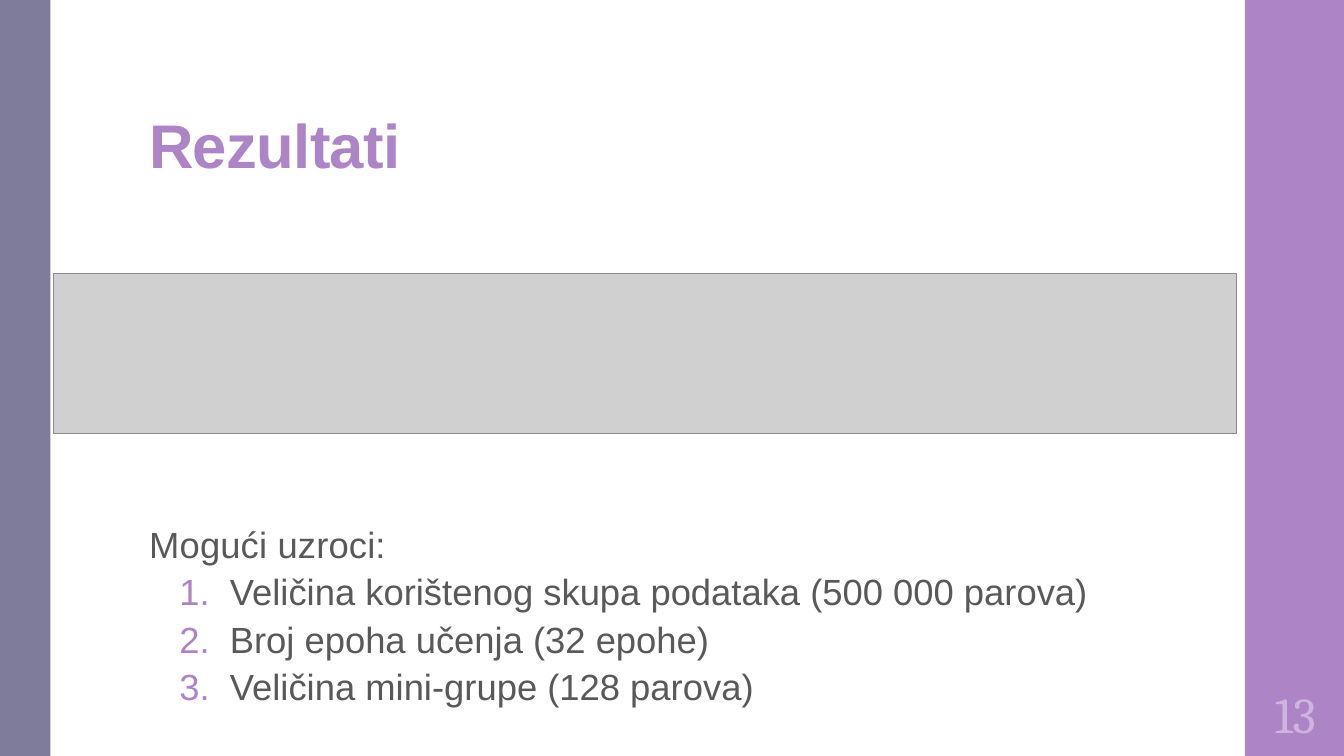
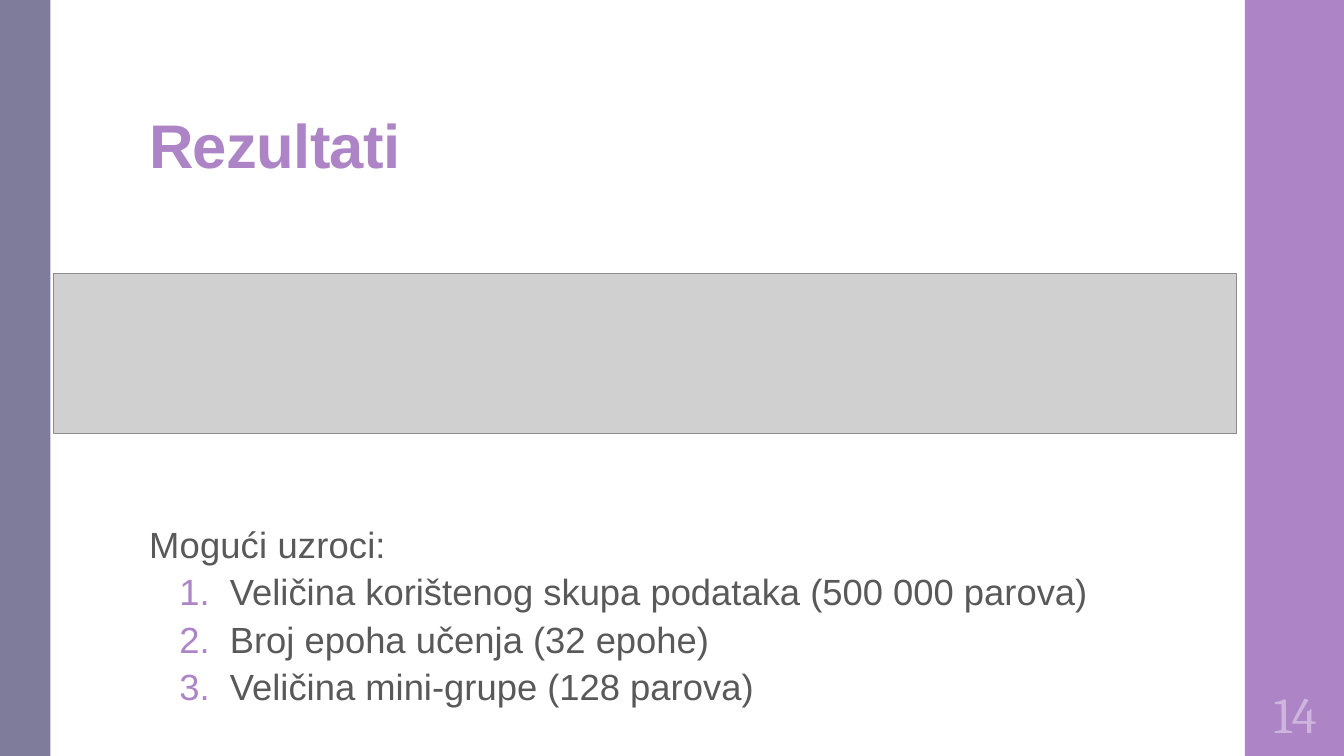
Before and after one commit to DomJamb/SafeCLIP, a slide deck: slide 16 of Prezentacija/Obrana od napada na multimodalne modele.pptx (slide 15 before the commit). Drawn at 1344x756 pixels with LibreOffice and Linux fonts; fonts in the diff are those of the drawing; grey boxes stand for pictures. Boxes give left, top, right and bottom in pixels: in the first picture for what was removed or moved away, otherwise in the second. Text is boxed around its words. In the diff, an @@ line names an element or a change of style, - is before the commit and + after.

```diff
--- a/Prezentacija/Obrana od napada na multimodalne modele.pptx
+++ b/Prezentacija/Obrana od napada na multimodalne modele.pptx
@@ text at box(1274, 699, 1317, 733): text changed @@
-13
+14
```
Also in this commit, not shown: 7 other slides changed, 1 slide added, 1 other file.
